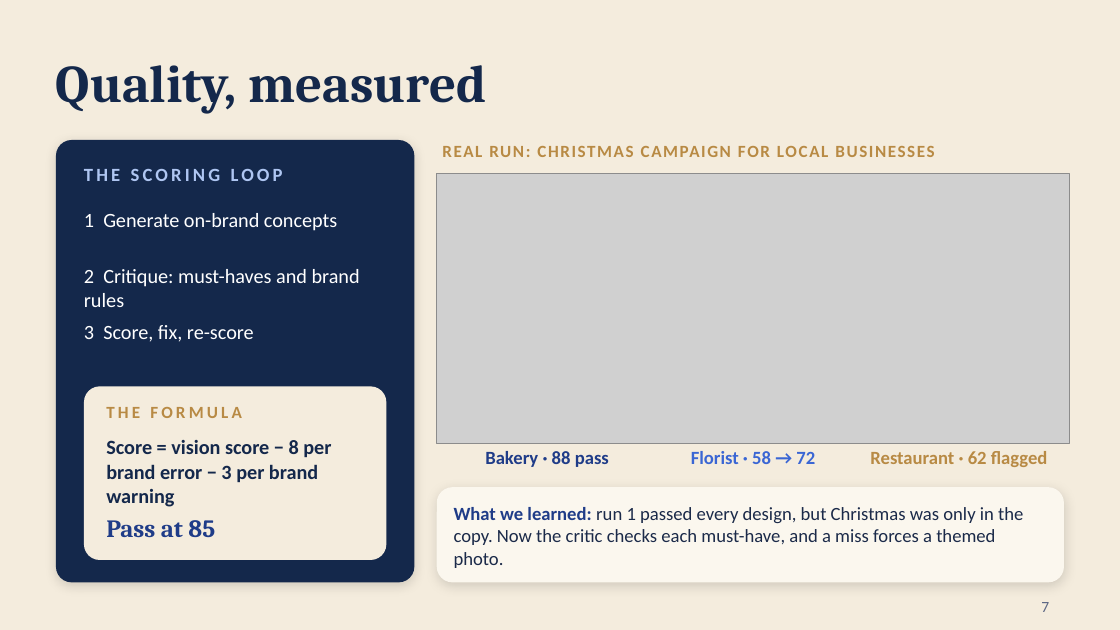
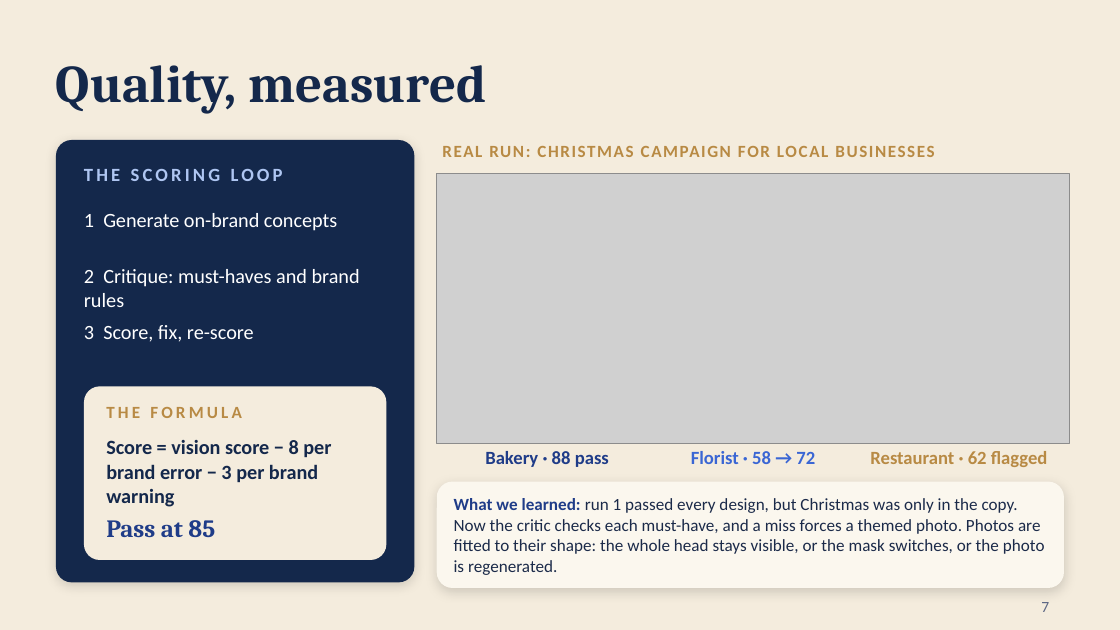
Before and after one commit to sreekarp/crux-ad-editor, a slide deck: slide 7 of docs/Xero-Copilot-Blue-Beige.pptx. Drawn at 1120x630 pixels with LibreOffice and Linux fonts; fonts in the diff are those of the drawing; grey boxes stand for pictures. Boxes give left, top, right and bottom in pixels: in the first picture for what was removed or moved away, otherwise in the second. Text is boxed around its words. In the diff, an @@ line names an element or a change of style, - is before the commit and + after.

```diff
--- a/docs/Xero-Copilot-Blue-Beige.pptx
+++ b/docs/Xero-Copilot-Blue-Beige.pptx
@@ rounded rectangle: place and size @@
-rounded rectangle at bbox=[437, 487, 1064, 582]
+rounded rectangle at bbox=[437, 482, 1064, 588]
@@ rounded rectangle at bbox=[437, 482, 1064, 588]: proportions changed @@
@@ text at bbox=[454, 498, 1045, 575]: text changed; size 12 to 11 pt @@
-What we learned: run 1 passed every design, but Christmas was only in the copy. Now the critic checks each must-have, and a miss forces a themed photo.
+What we learned: run 1 passed every design, but Christmas was only in the copy. Now the critic checks each must-have, and a miss forces a themed photo. Photos are fitted to their shape: the whole head stays visible, or the mask switches, or the photo is regenerated.
```
Also in this commit, not shown: 4 other slides changed, 1 slide added, 3 other files.
